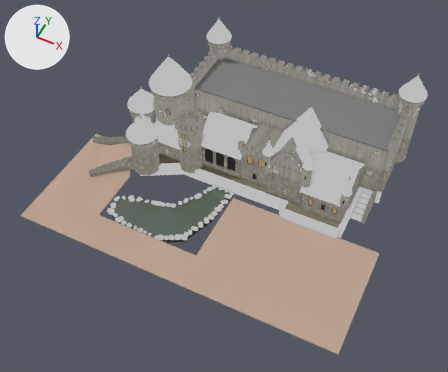
Before and after pictures for a commit that changed the Blender file models/AR_Zwavelstokjes/MZ_stadje_baked.blend.
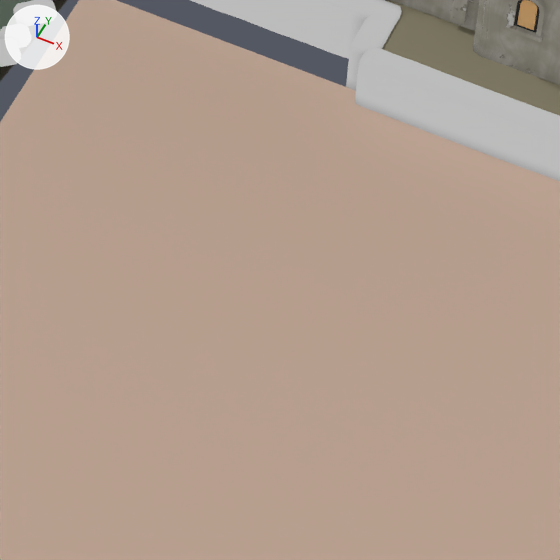
The first picture shows the older version from a 50 mm lens placed at (14.0, -37.0, 41.9), pointed at (-1.7, -5.7, 2.7). The close-ups show the older and then the newer version on the part from 49% to 71% of the width and 54% to 80% of the height of that picture. Only the edits that show in the close-ups are written down. The lights are fixed; the arrows at upper left show +X, +Y and +Z.

In view in the first close-up: 'BAKE_natuursteen', 'BAKE_stuc', 'MZ_heuvel__grond', 'MZ_pad__klinker' and 4 more.
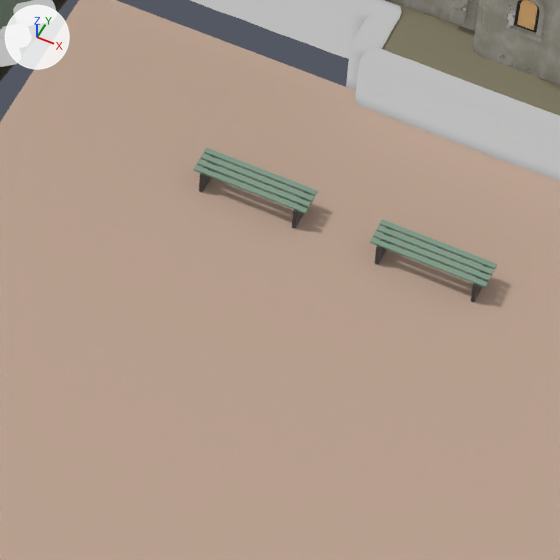
The change, as a diff of the scene's bpy script:
```diff
--- a/models/AR_Zwavelstokjes/MZ_stadje_baked.blend.py
+++ b/models/AR_Zwavelstokjes/MZ_stadje_baked.blend.py
@@ mat_mat_bankgroen @@
+mat_mat_bankgroen = principled_material('MAT_bankgroen')
+mat_mat_bankgroen.base_color = (0.2, 0.32, 0.24)  # greyish green #7c9986
+mat_mat_bankgroen.roughness = 0.7
@@ me_mz_bankjes__bankgroen @@
+me_mz_bankjes__bankgroen.from_pydata(...)  # 192 vertices, 208 faces; spans x 1.7..6.34, y -7.27..-6.76, z 0.42..0.46
+me_mz_bankjes__bankgroen.materials.append(mat_mat_bankgroen)  # greyish green #7c9986
@@ me_mz_bankjes__ijzer @@
+me_mz_bankjes__ijzer.from_pydata(...)  # a box spanning x 6.16..6.22, y -7.31..-6.81, z 0.0..0.44; a box spanning x 4.66..4.72, y -7.31..-6.81, z 0.0..0.44; a box spanning x 3.32..3.38, y -7.25..-6.75, z 0.0..0.44; a box spanning x 1.82..1.88, y -7.25..-6.75, z 0.0..0.44
+me_mz_bankjes__ijzer.materials.append(mat_mat_ijzer)  # dark grey #3f3f3f
@@ ob_mz_bankjes__bankgroen @@
+ob_mz_bankjes__bankgroen = bpy.data.objects.new('MZ_bankjes__bankgroen', me_mz_bankjes__bankgroen)
+ob_mz_bankjes__bankgroen.location = (0.0, 0.0, 0.0)
@@ ob_mz_bankjes__ijzer @@
+ob_mz_bankjes__ijzer = bpy.data.objects.new('MZ_bankjes__ijzer', me_mz_bankjes__ijzer)
+ob_mz_bankjes__ijzer.location = (0.0, 0.0, 0.0)
```

Changed parts and their boxes [x1, y1, x2, y2] in the close-ups (560 x 560 px):
'MZ_bankjes__bankgroen', added: after [194, 148, 497, 288]
'MZ_bankjes__ijzer', added: after [199, 155, 489, 302]
